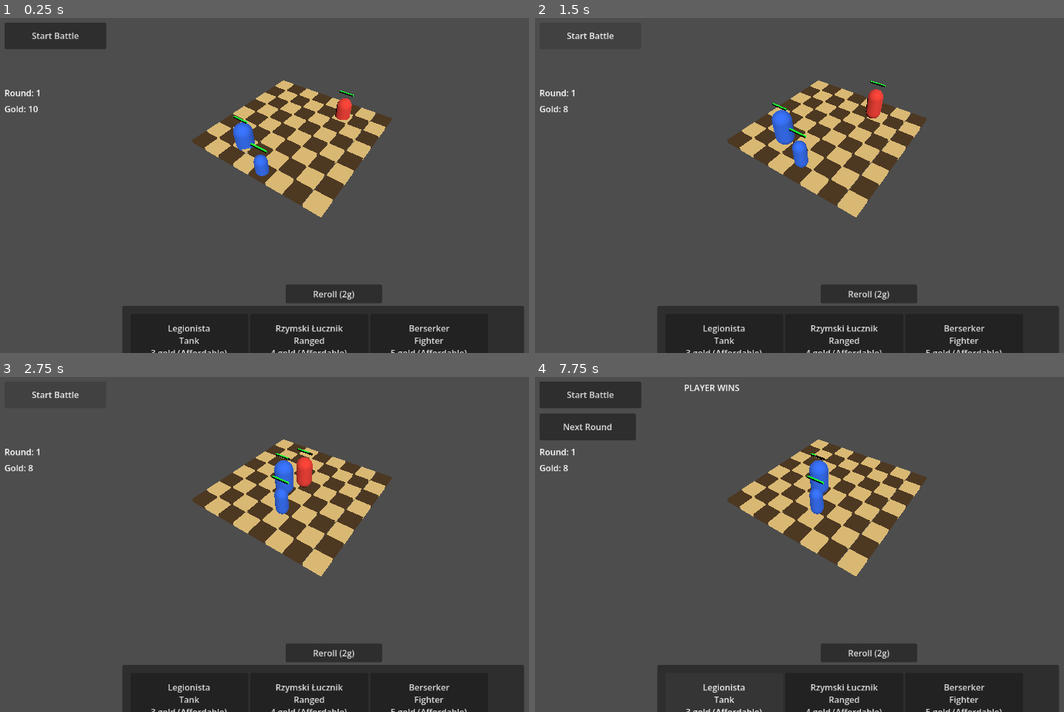
Above: before the commit, frames 1-4 (two rows, left to right).
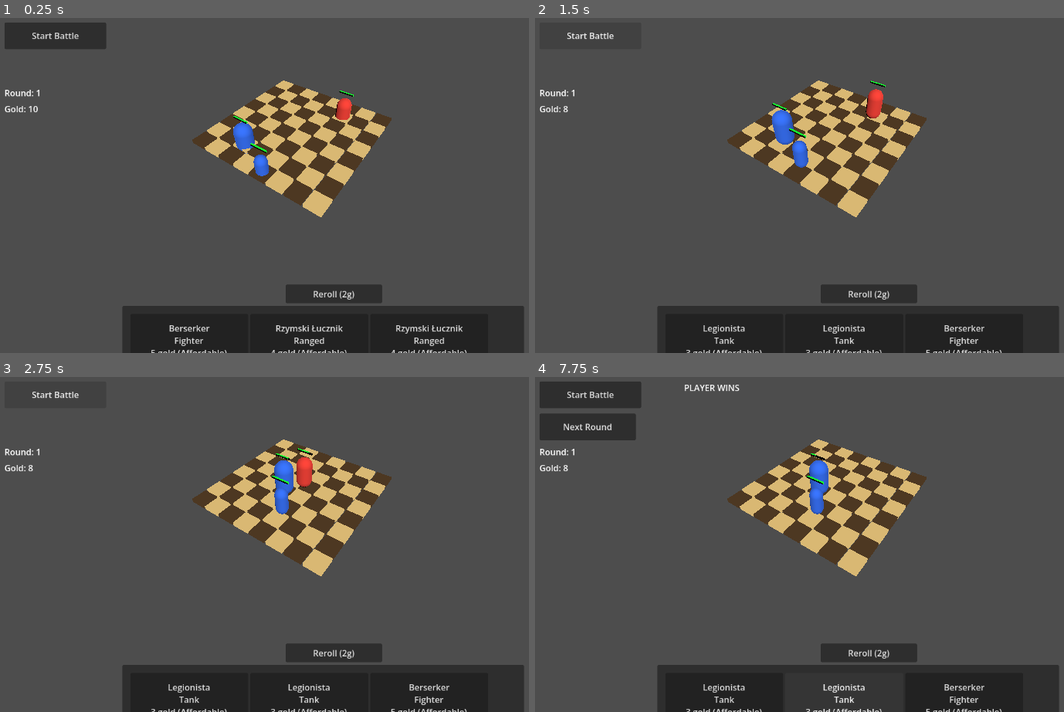
Above: after the commit, the same moments.

Repository: janmgryka-bit/warmarket
Game: Godot game, scene res://scenes/Main.tscn
Same seed, same stepped clock (60 frames per second), same inputs: the game is played once before the commit and once after it.
Inputs (mouse positions are in pixels of both pictures, inside the frame that each line leads up to):
- Up to frame 1 (0.25 s): no input
- Up to frame 2 (1.5 s): click "Reroll (2g)" at 0.5 s; click "Start Battle" at 1.25 s
- Up to frame 3 (2.75 s): click "Start Battle" at 2 s
- Up to frame 4 (7.75 s): click "Legionista Tank 3 gold (Affor…" at 2.75 s; click (841, 698) at 3.5 s, where only the run before the commit has a clickable "Rzymski Łucznik Ranged 4 gold…"; click "Legionista Tank 3 gold (Affor…" at 4.25 s; click "Berserker Fighter 5 gold (Aff…" at 5 s; click "Legionista Tank 3 gold (Affor…" at 5.75 s; click (841, 698) at 6.5 s, where only the run before the commit has a clickable "Rzymski Łucznik Ranged 4 gold…"; click "Legionista Tank 3 gold (Affor…" at 7.25 s

The runs differ from the first frame. In frame 1, 0.4% of the frame differs, in the area x 28-88%, y 91-100%; in frame 2, 0.2%; in frame 3, 0.2%; in frame 4, 0.2%.

Commit message:
Randomize shop offers on reroll

Diff:
--- a/godot_project/war-market/scripts/game.gd
+++ b/godot_project/war-market/scripts/game.gd
@@ -31,6 +31,8 @@
 	"roman_archer",
 	"viking_berserker"
 ]
+var shop_offer_count: int = 3
+var current_shop_offers: Array[String] = []
 var player_roster: Array[Dictionary] = []
 var roster_id_counter: int = 0
 var round_number: int = 1
@@ -38,6 +40,8 @@
 # Setup
 func _ready() -> void:
 	print("GAME READY")
+
+	randomize()
 
 	if start_button == null:
 		print("ERROR: StartBattleButton not found")
@@ -56,6 +60,7 @@
 
 	update_gold_label()
 	spawn_test_units()
+	roll_shop_offers()
 	populate_shop()
 	round_label.text = "Round: %d" % round_number
 
@@ -96,6 +101,12 @@
 		spawn_unit_by_id("viking_berserker", 1, Vector2i(5, 1))
 		spawn_unit_by_id("viking_berserker", 1, Vector2i(6, 1))
 		spawn_unit_by_id("roman_archer", 1, Vector2i(4, 1))
+
+func roll_shop_offers() -> void:
+	current_shop_offers.clear()
+	for i in range(shop_offer_count):
+		var random_index = randi_range(0, shop_unit_ids.size() - 1)
+		current_shop_offers.append(shop_unit_ids[random_index])
 
 func spawn_unit_by_id(unit_id: String, team_id: int, grid_pos: Vector2i) -> CharacterBody3D:
 	var data: Dictionary = unit_database.get_unit_data(unit_id)
@@ -327,7 +338,7 @@
 func populate_shop() -> void:
 	clear_shop()
 
-	for unit_id in shop_unit_ids:
+	for unit_id in current_shop_offers:
 		var data: Dictionary = unit_database.get_unit_data(unit_id)
 
 		if data.is_empty():
@@ -390,6 +401,7 @@
 
 	player_gold -= reroll_cost
 	update_gold_label()
+	roll_shop_offers()
 	populate_shop()
 	print("Rerolled shop for ", reroll_cost, " gold")
 
